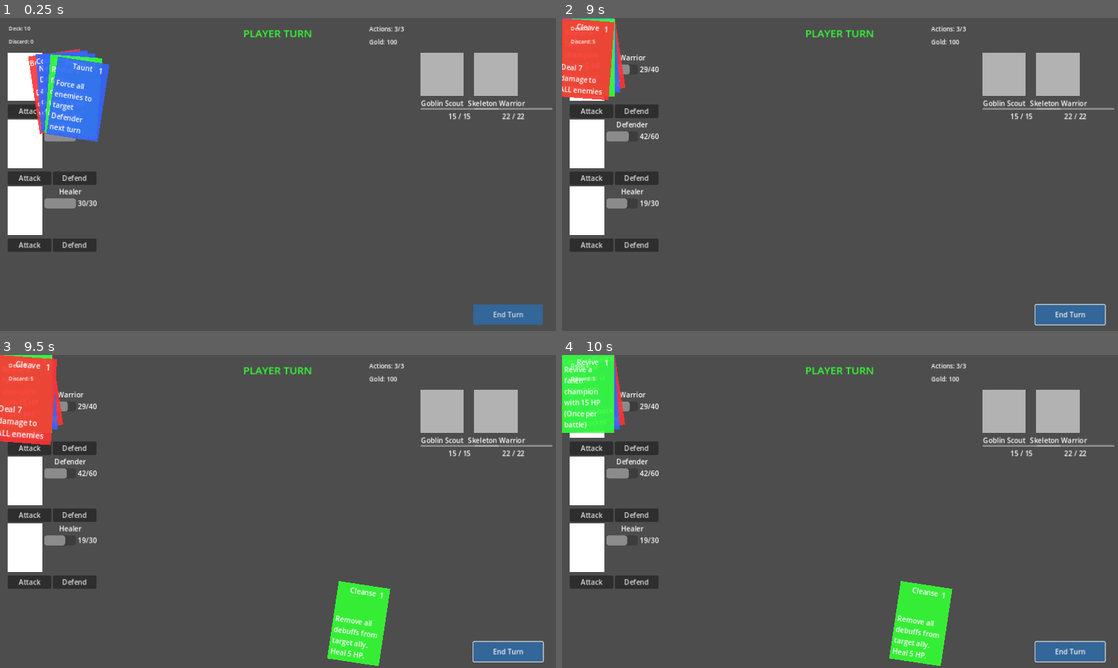
Above: before the commit, frames 1-4 (two rows, left to right).
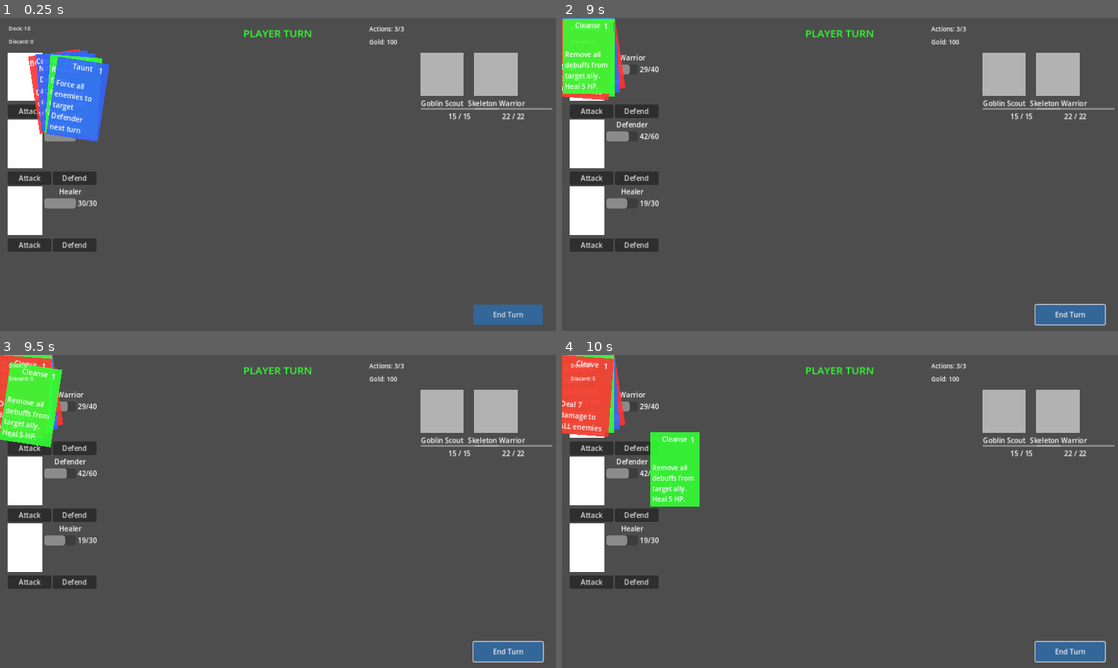
Above: after the commit, the same moments.

Repository: DaveEstey/als-tavern
Game: Godot game, scene res://scenes/battle/battle_scene.tscn
Same seed, same stepped clock (60 frames per second), same inputs: the game is played once before the commit and once after it. This scene is started directly instead of the project's main scene.
Inputs (mouse positions are in pixels of both pictures, inside the frame that each line leads up to):
- Up to frame 1 (0.25 s): no input
- Up to frame 2 (9 s): click "Attack" at 0.5 s; click "Defend" at 1.25 s; click "End Turn" at 2 s; click "Attack" at 2.75 s; click "Defend" at 3.5 s; click "End Turn" at 4.25 s; click "Attack" at 5 s; click "Defend" at 5.75 s; click "End Turn" at 6.5 s; drag from (1006, 174) to (895, 105) at 7.27 s; tap Enter at 8 s; drag from (1056, 174) to (812, 237) at 8.02 s; move the mouse to (595, 55) at 8.77 s; click (595, 55) at 8.92 s
- Up to frame 3 (9.5 s): no input
- Up to frame 4 (10 s): drag from (589, 392) to (673, 464) at 9.52 s

The runs differ from the first frame. In frame 2, 2.1% of the frame differs, in the area x 0-10%, y 0-25%; in frame 3, 4.8%; in frame 4, 6.7%, in the area x 0-71%, y 0-100%.

Commit message:
Fix card positioning and drag offset issues
Resolved two critical bugs:

1. Cards appearing in top-left corner:
   - hand_ui.gd: Added await get_tree().process_frame to wait for Hand Control to be properly sized by layout system
   - hand_ui.gd: Added fallback to use explicit dimensions (800x180) if size is still zero
   - This ensures _arrange_cards() has valid dimensions when calculating positions

2. Card drag offset completely wrong (jumping left and up):
   - card_ui.gd: Fixed set_as_top_level behavior - when switching to top-level mode, position coordinate system changes from local to global
   - card_ui.gd: Now explicitly sets global_position after set_as_top_level(true) to maintain visual position
   - card_ui.gd: Store current global_position before going top-level, then restore it after to prevent jump

Added extensive debug output to track position calculations during layout and drag operations.

Root cause: Godot's set_as_top_level() changes position from local parent space to global viewport space, but doesn't automatically convert the position value. Cards were maintaining their local coordinates (e.g., 340, -40) as global coordinates, causing them to jump to near (0,0).

Diff:
--- a/scripts/ui/card_ui.gd
+++ b/scripts/ui/card_ui.gd
@@ -186,17 +186,34 @@
 	"""
 	is_being_dragged = true
 
-	# Store current base position/rotation to return to later
-	original_position = get_parent().global_position + base_position if get_parent() else global_position
+	# Debug: Print positions before drag
+	print("CardUI: Start drag - position: %v, base_position: %v, global_position: %v" % [position, base_position, global_position])
+	if get_parent():
+		print("  Parent global_position: %v" % get_parent().global_position)
+
+	# Store current GLOBAL position before going top-level
+	# This is where the card actually appears on screen
+	var current_global_pos = global_position
+	original_position = current_global_pos
 	original_rotation = base_rotation
+
+	print("  Stored original_position: %v" % original_position)
 
 	# Make this card render on top and move freely
 	set_as_top_level(true)
 	z_index = 100
 
+	# CRITICAL: Set position to global coordinates after set_as_top_level
+	# When top-level, position is in global space, not local to parent
+	global_position = current_global_pos
+
+	print("  After set_as_top_level - set global_position to: %v" % global_position)
+
 	# Calculate offset between card center and mouse position
 	var mouse_pos = get_global_mouse_position()
 	drag_offset = global_position - mouse_pos
+
+	print("  Mouse position: %v, drag_offset: %v" % [mouse_pos, drag_offset])
 
 	# Reset rotation when dragging (cards should be flat when being dragged)
 	rotation = 0.0
--- a/scripts/ui/hand_ui.gd
+++ b/scripts/ui/hand_ui.gd
@@ -252,25 +252,33 @@
 	if card_count == 0:
 		return
 
-	# Get hand center position
-	var hand_center_x = size.x / 2.0
-	var hand_center_y = size.y / 2.0
-
-	# Debug: Check if size is valid
-	if size.x == 0 or size.y == 0:
-		print("HandUI: Warning - Hand size is zero! Deferring arrangement...")
-		# Defer the arrangement until next frame when size should be set
-		call_deferred("_arrange_cards")
-		return
-
-	print("HandUI: Arranging %d cards in hand (size: %v)" % [card_count, size])
+	# Wait for Hand to be properly sized by layout system
+	# Use get_rect() which is more reliable than size property during initialization
+	await get_tree().process_frame
+
+	# Get hand dimensions - use get_rect() to ensure we have correct size
+	var hand_rect = get_rect()
+	var hand_width = hand_rect.size.x
+	var hand_height = hand_rect.size.y
+
+	# If still zero, use the offset-based dimensions as fallback
+	if hand_width == 0 or hand_height == 0:
+		print("HandUI: Warning - Hand size still zero, using fallback dimensions")
+		# From battle_scene.tscn: offset_right (1040) - offset_left (240) = 800
+		hand_width = 800.0
+		hand_height = 180.0
+
+	print("HandUI: Arranging %d cards in hand (size: %.0fx%.0f)" % [card_count, hand_width, hand_height])
+
+	var hand_center_x = hand_width / 2.0
+	var hand_center_y = hand_height / 2.0
 
 	# Calculate spacing (limit to max_card_spacing)
 	var spacing = min(card_spacing, max_card_spacing)
 	if card_count > 1:
 		# Adjust spacing based on available width
 		var total_width_needed = (card_count - 1) * card_spacing
-		var available_width = size.x - 140  # Leave margins (card width is ~120)
+		var available_width = hand_width - 140  # Leave margins (card width is ~120)
 		if total_width_needed > available_width:
 			spacing = available_width / (card_count - 1)
 
